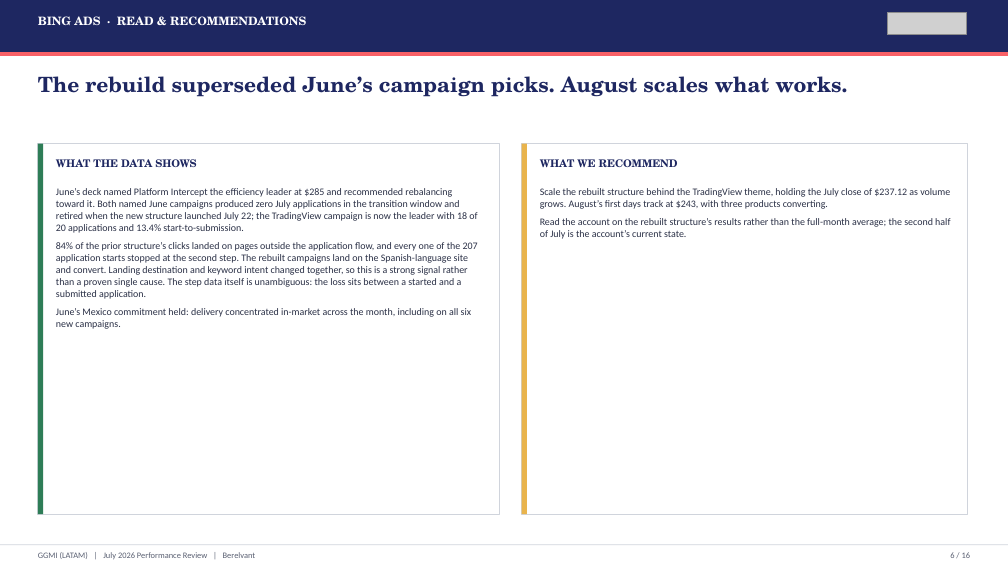
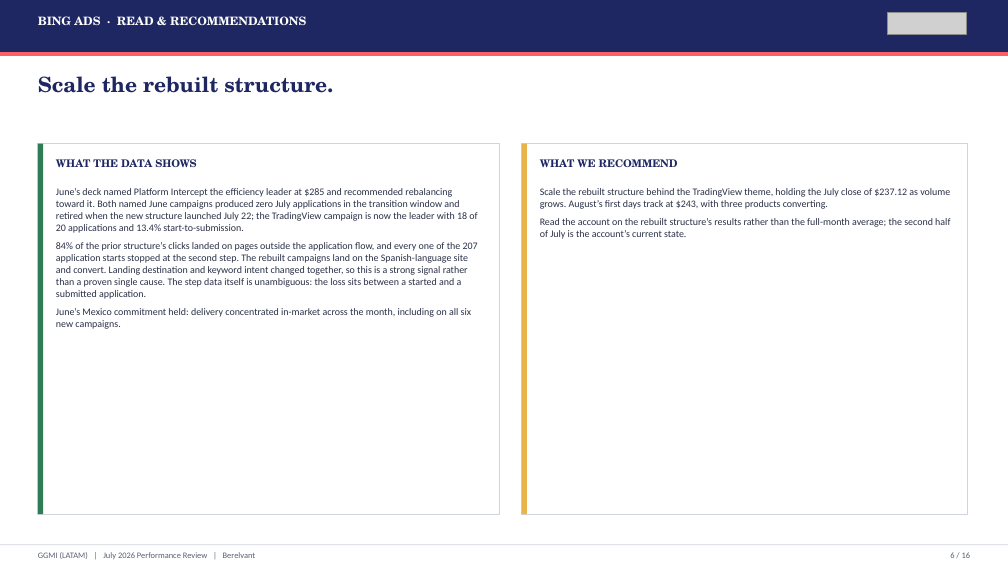
Before and after one commit to hablapro/brlvnt-reporting-hub, a slide deck: slide 6 of reports/forex/ggmi/2026-07/output/GGMI_LATAM_July_2026_Performance_Review.pptx. Drawn at 1008x567 pixels with LibreOffice and Linux fonts; fonts in the diff are those of the drawing; grey boxes stand for pictures. Boxes give left, top, right and bottom in pixels: in the first picture for what was removed or moved away, otherwise in the second. Text is boxed around its words. In the diff, an @@ line names an element or a change of style, - is before the commit and + after.

```diff
--- a/reports/forex/ggmi/2026-07/output/GGMI_LATAM_July_2026_Performance_Review.pptx
+++ b/reports/forex/ggmi/2026-07/output/GGMI_LATAM_July_2026_Performance_Review.pptx
@@ text at (38, 76, 333, 93): text changed @@
-The rebuild superseded June’s campaign picks. August scales what works.
+Scale the rebuilt structure.
```
Also in this commit, not shown: 10 other slides changed, 3 other files.
